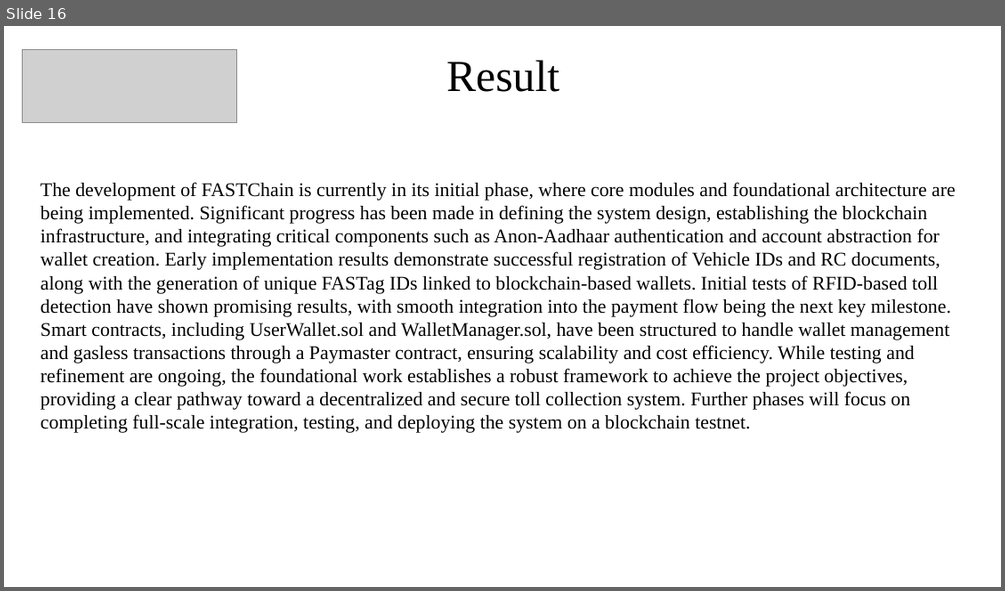
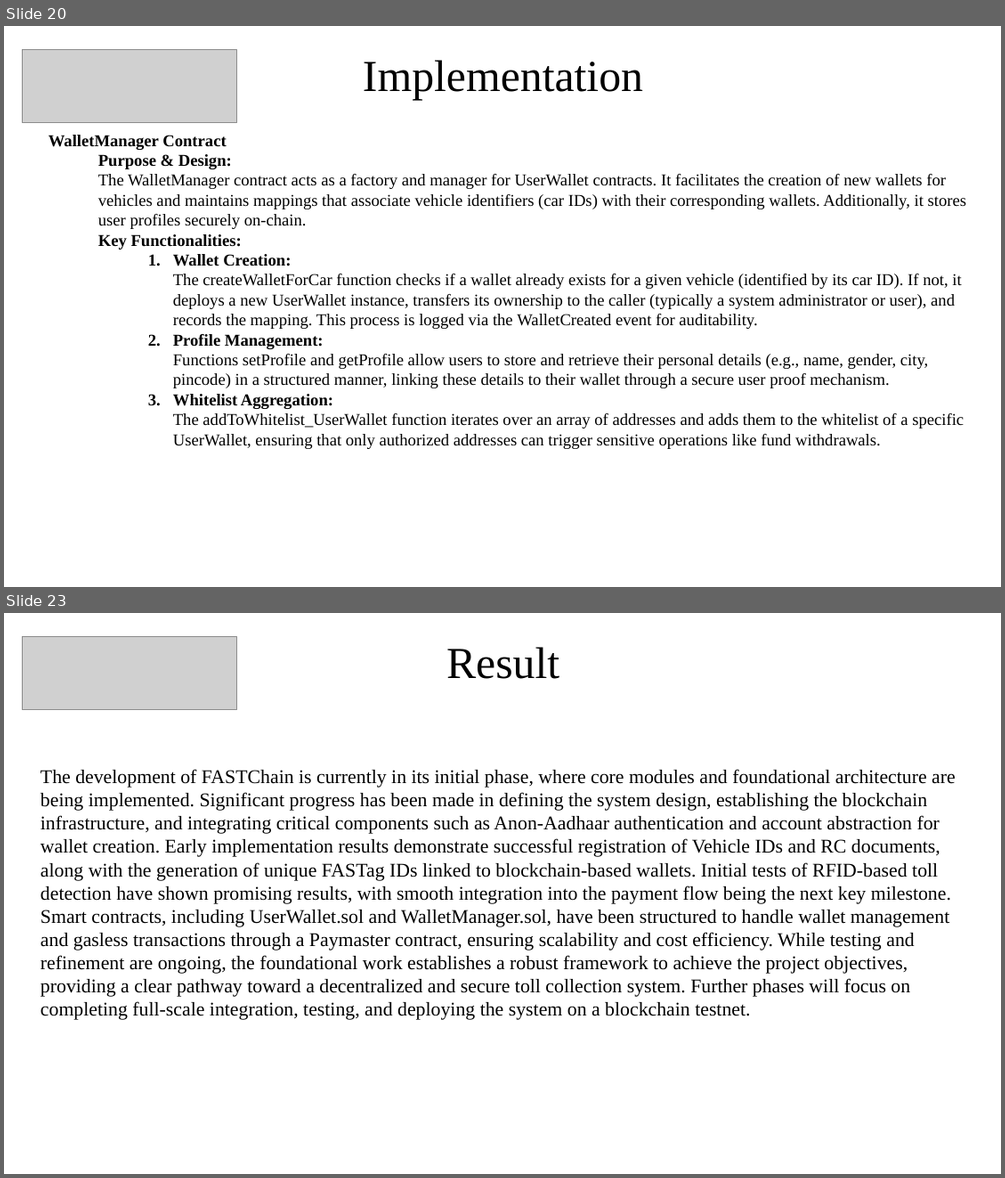
Before and after one commit to Rekklessss/fastchain, a slide deck: Docs/FASTChain-PPT-Review-1.pptx. Shown one above the other, each under a label of ours: slide 16 before the commit, slides 20 and 23 after it; the slides between them are not shown. The pictures are 1005x591 and 1005x1178 pixels, drawn with LibreOffice and Linux fonts; fonts in the diff are those of the drawing; grey boxes stand for pictures. Boxes give left, top, right and bottom in pixels: in the first picture for what was removed or moved away, otherwise in the second. Text is boxed around its words. In the diff, an @@ line names an element or a change of style, - is before the commit and + after.

```diff
--- a/Docs/FASTChain-PPT-Review-1.pptx
+++ b/Docs/FASTChain-PPT-Review-1.pptx
@@ slide 20 added at [4, 26, 1001, 587], background #FFFFFF @@
@@ picture added at [23, 50, 237, 123] @@
@@ title added at [363, 60, 643, 100], 32 pt, text #000000 @@
+Implementation
@@ text added at [48, 135, 966, 449], 12 pt, text #000000 @@
+WalletManager Contract
+  Purpose & Design:
+  The WalletManager contract acts as a factory and manager for UserWallet contracts. It facilitates the creation of new wallets for vehicles and maintains mappings that associate vehicle identifiers (car IDs) with their corresponding wallets. Additionally, it stores user profiles securely on-chain.
+  Key Functionalities:
+    1. Wallet Creation:
+       The createWalletForCar function checks if a wallet already exists for a given vehicle (identified by its car ID). If not, it deploys a new UserWallet instance, transfers its ownership to the caller (typically a system administrator or user), and records the mapping. This process is logged via the WalletCreated event for auditability.
+    2. Profile Management:
+       Functions setProfile and getProfile allow users to store and retrieve their personal details (e.g., name, gender, city, pincode) in a structured manner, linking these details to their wallet through a secure user proof mechanism.
+    3. Whitelist Aggregation:
+       The addToWhitelist_UserWallet function iterates over an array of addresses and adds them to the whitelist of a specific UserWallet, ensuring that only authorized addresses can trigger sensitive operations like fund withdrawals.
@@ what was slide 16 is now slide 23 @@
```
Also in this commit, not shown: 1 slide changed, 6 other slides added, 3 other files.
